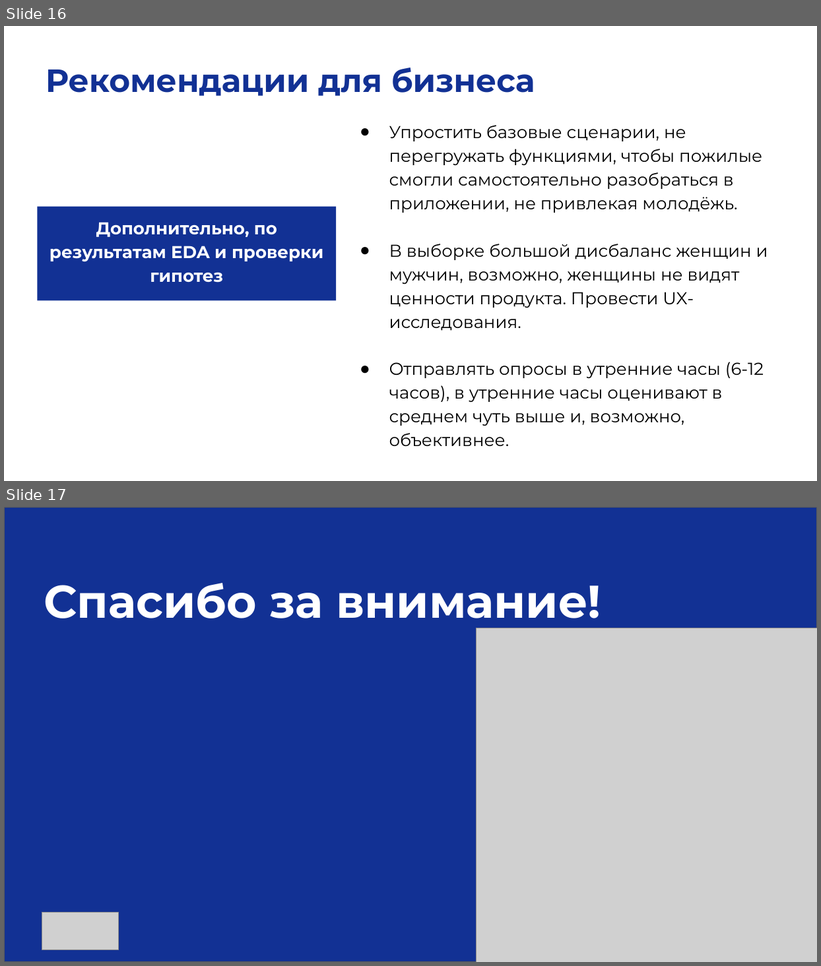
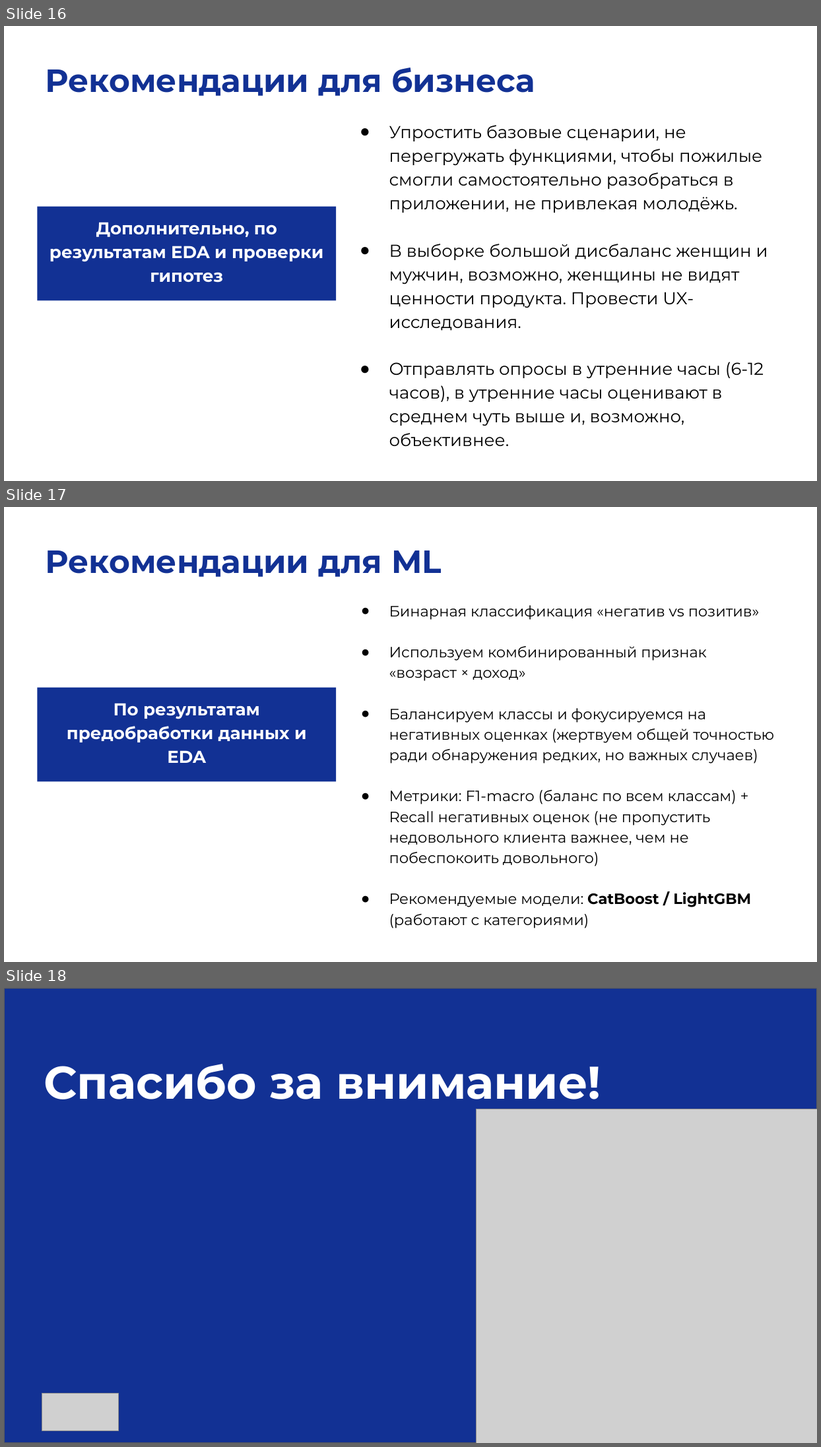
Before and after one commit to smirnoffmg/team-8-case-2, a slide deck: Презентация_CSAT_Команда8.pptx. Shown one above the other, each under a label of ours: slides 16 and 17 before the commit, slides 16, 17 and 18 after it. The pictures are 821x966 and 821x1447 pixels, drawn with LibreOffice and Linux fonts; fonts in the diff are those of the drawing; grey boxes stand for pictures. Boxes give left, top, right and bottom in pixels: in the first picture for what was removed or moved away, otherwise in the second. Text is boxed around its words. In the diff, an @@ line names an element or a change of style, - is before the commit and + after.

```diff
--- a/Презентация_CSAT_Команда8.pptx
+++ b/Презентация_CSAT_Команда8.pptx
@@ slide 17 added at box(4, 507, 817, 962), background #FFFFFF @@
@@ text added at box(46, 551, 442, 577), 28 pt, text #123194, bold @@
+Рекомендации для ML
@@ text added at box(389, 605, 774, 929), 13 pt, text #000000 @@
+● Бинарная классификация «негатив vs позитив»
+● Используем комбинированный признак «возраст × доход»
+● Балансируем классы и фокусируемся на негативных оценках (жертвуем общей точностью ради обнаружения редких, но важных случаев)
+● Метрики: F1-macro (баланс по всем классам) + Recall негативных оценок (не пропустить недовольного клиента важнее, чем не побеспокоить довольного)
+● Рекомендуемые модели: CatBoost / LightGBM (работают с категориями)
@@ rectangle added at box(37, 688, 336, 782), fill #123194, 15 pt, text #FFFFFF, bold @@
+По результатам предобработки данных и EDA
@@ what was slide 17 is now slide 18 @@
```
Also in this commit, not shown: 1 other file.
